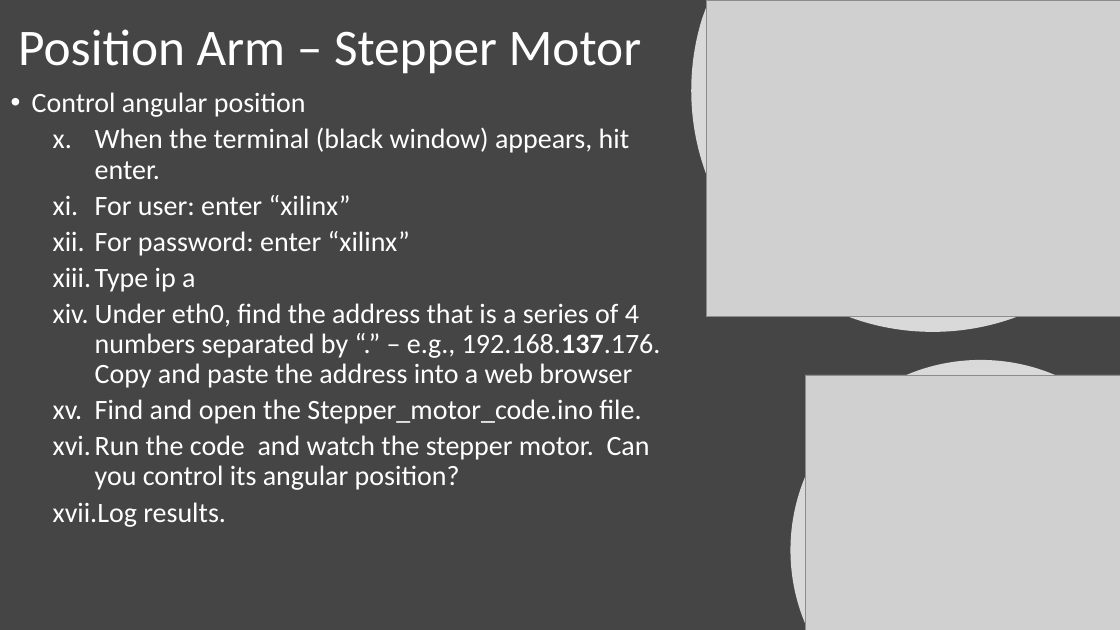
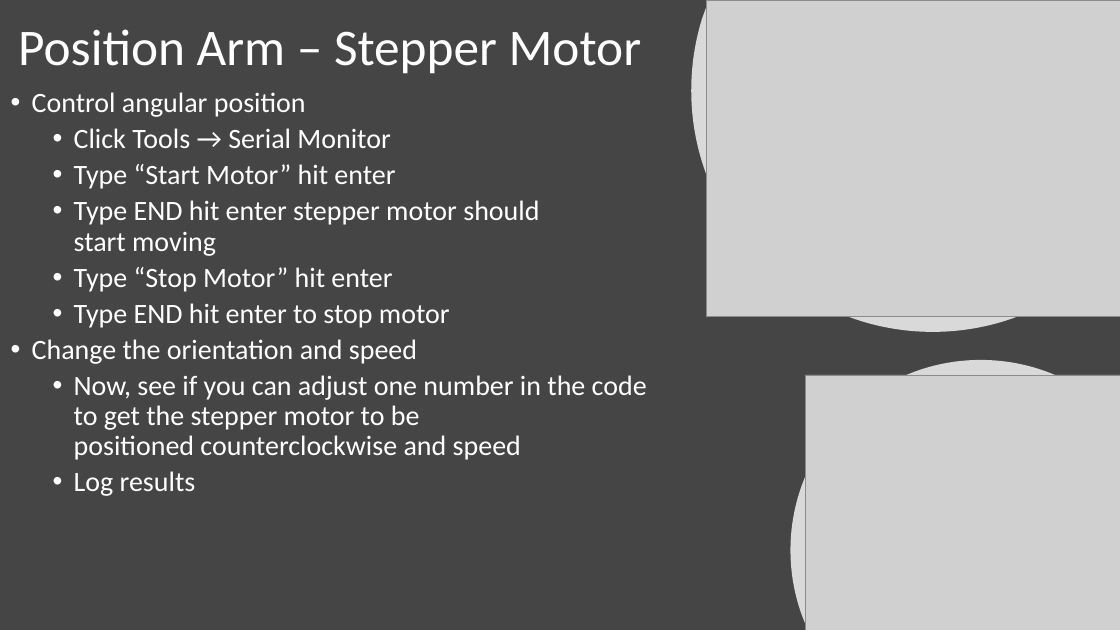
Before and after one commit to bewinnors/bewinnors.github.io, a slide deck: slide 9 of docs/launchpad/LAP_BEWINNORsSlides.pptx. Drawn at 1120x630 pixels with LibreOffice and Linux fonts; fonts in the diff are those of the drawing; grey boxes stand for pictures; background and template pictures are left out. Boxes give left, top, right and bottom in pixels: in the first picture for what was removed or moved away, otherwise in the second. Text is boxed around its words. In the diff, an @@ line names an element or a change of style, - is before the commit and + after.

Commit message:
updated slides

```diff
--- a/docs/launchpad/LAP_BEWINNORsSlides.pptx
+++ b/docs/launchpad/LAP_BEWINNORsSlides.pptx
@@ text at <box>32,128,647,496</box>: text changed @@
-    x. When the terminal (black window) appears, hit enter.
-    xi. For user: enter “xilinx”
-    xii. For password: enter “xilinx”
-    xiii. Type ip a
-    xiv. Under eth0, find the address that is a series of 4 numbers separated by “.” – e.g., 192.168.137.176. Copy and paste the address into a web browser
-    xv. Find and open the Stepper_motor_code.ino file.
-    xvi. Run the code and watch the stepper motor. Can you control its angular position?
-    xvii. Log results.
+    • Click Tools → Serial Monitor
+    • Type “Start Motor” hit enter
+    • Type END hit enter stepper motor should start moving
+    • Type “Stop Motor” hit enter
+    • Type END hit enter to stop motor
+  • Change the orientation and speed
+    • Now, see if you can adjust one number in the code to get the stepper motor to be positioned counterclockwise and speed
+    • Log results
```
Also in this commit, not shown: 1 other slide changed, 1 other file.
